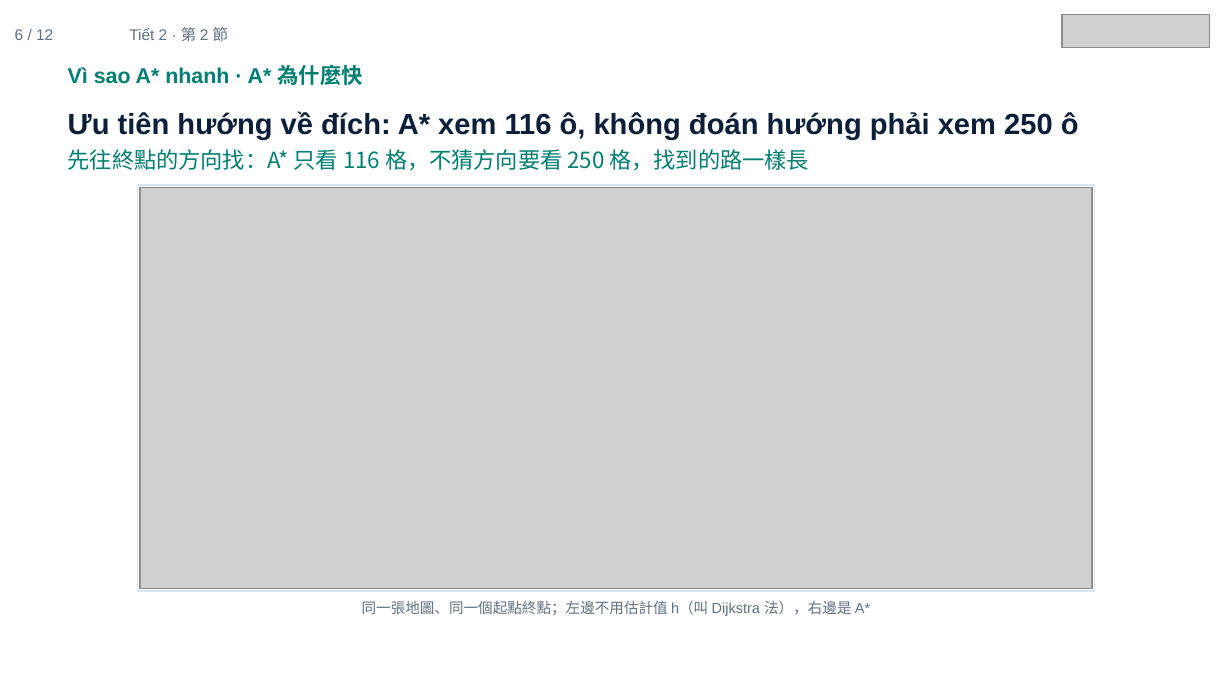
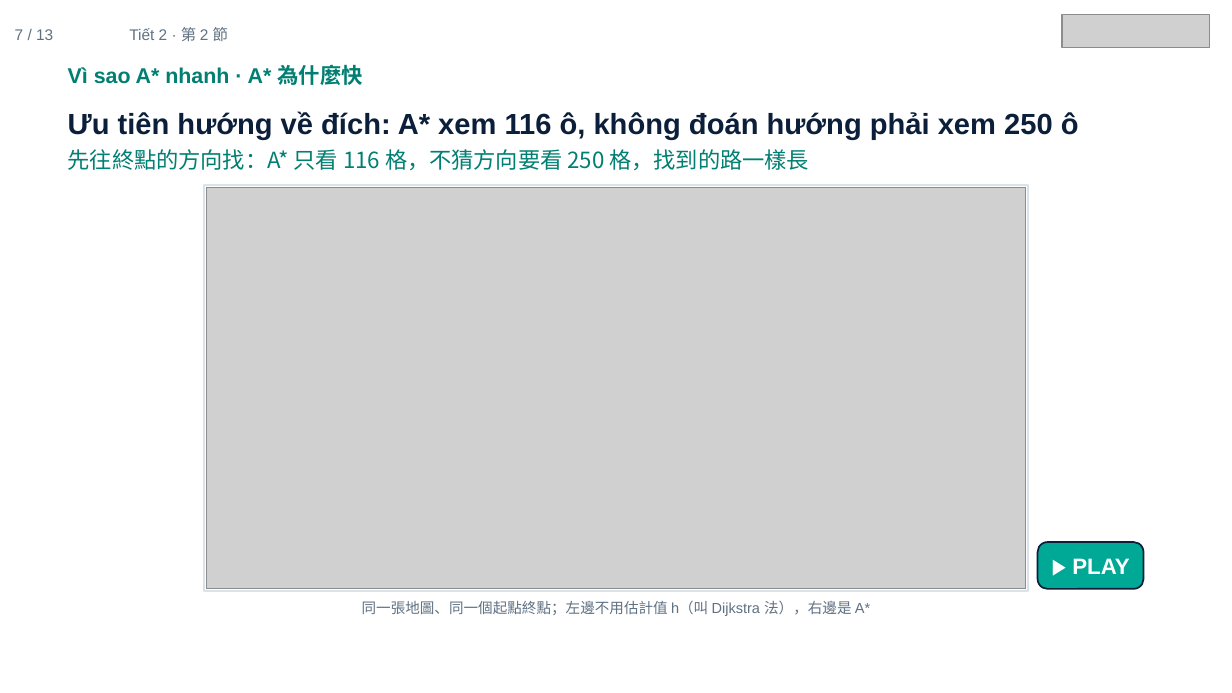
Before and after one commit to ch-neural/MITUST-Principles-of-Self-Driving-Cars, a slide deck: slide 7 of 第十三週(12-03)/第十三週_第2節_簡報.pptx (slide 6 before the commit). Drawn at 1232x693 pixels with LibreOffice and Linux fonts; fonts in the diff are those of the drawing; grey boxes stand for pictures. Boxes give left, top, right and bottom in pixels: in the first picture for what was removed or moved away, otherwise in the second. Text is boxed around its words. In the diff, an @@ line names an element or a change of style, - is before the commit and + after.

```diff
--- a/第十三週(12-03)/第十三週_第2節_簡報.pptx
+++ b/第十三週(12-03)/第十三週_第2節_簡報.pptx
@@ text at (15, 29, 53, 40): text changed @@
-6 / 12
+7 / 13
@@ rectangle: place and size @@
-rectangle at (138, 185, 1095, 591)
+rectangle at (205, 185, 1027, 591)
@@ picture: place and size @@
-picture at (140, 187, 1093, 589)
+picture at (207, 187, 1025, 589)
@@ rounded rectangle added at (1037, 542, 1143, 589), fill #00A896, outline #0B1F3A 1 pt, 13 pt, text #FFFFFF, bold @@
+▶ PLAY
```
Also in this commit, not shown: 10 other slides changed, 1 slide added, 1 other file.
